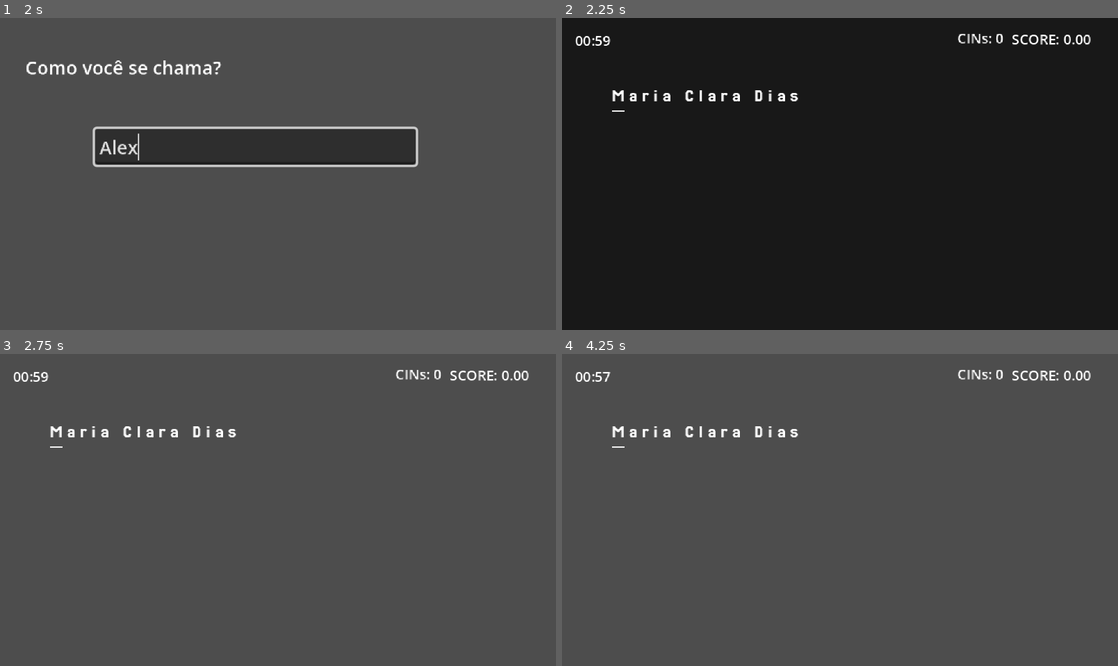
Above: before the commit, frames 1-4 (two rows, left to right).
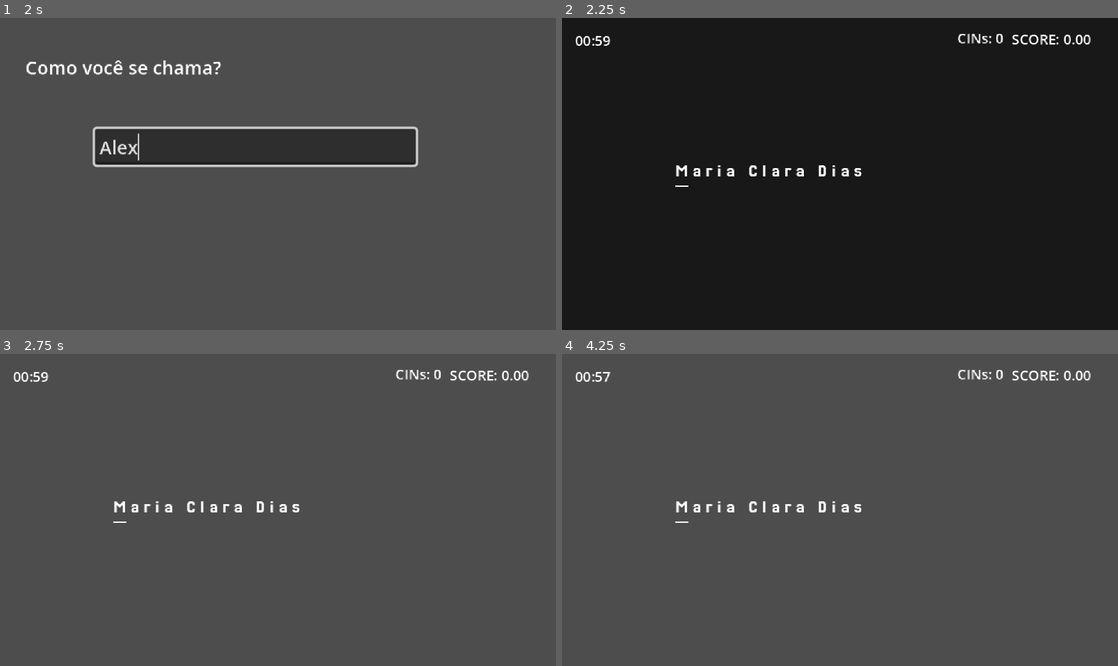
Above: after the commit, the same moments.

Repository: bianca-bezerra/CINExpress
Game: Godot game, scene res://scenes/levels/menu_scene.tscn
Same seed, same stepped clock (60 frames per second), same inputs: the game is played once before the commit and once after it.
Inputs (mouse positions are in pixels of both pictures, inside the frame that each line leads up to):
- Up to frame 1 (2 s): click "JOGAR" at 0.5 s; click (255, 145) at 1.27 s; type "Alex" at 1.35 s
- Up to frame 2 (2.25 s): tap Enter at 2 s; tap Space (space) at 2.1 s
- Up to frame 3 (2.75 s): no input
- Up to frame 4 (4.25 s): tap Space (space) at 2.85, 3.5, 3.6 s

Frame 1 is identical in both runs. In frame 2, 0.9% of the frame differs, in the area x 9-54%, y 23-55%; in frame 3, 0.8%; in frame 4, 0.8%.

Commit message:
feat: adiciona implementacao inicial do compo

Diff:
--- /dev/null
+++ b/scenes/components/combo_gauge.tscn
@@ -0,0 +1,26 @@
+[gd_scene load_steps=2 format=3 uid="uid://ctkoma8d2bmey"]
+
+[ext_resource type="Script" uid="uid://m0mpun3kg73v" path="res://scripts/combo_gauge.gd" id="1_4hpbh"]
+
+[node name="ComboGauge" type="VBoxContainer"]
+offset_left = 5.0
+offset_top = -2.0
+offset_right = 61.0
+offset_bottom = 34.0
+alignment = 1
+script = ExtResource("1_4hpbh")
+
+[node name="MultiplierLabel" type="RichTextLabel" parent="."]
+layout_mode = 2
+bbcode_enabled = true
+text = "[shake rate=3.000000] x1 [/shake]"
+fit_content = true
+scroll_active = false
+vertical_alignment = 2
+
+[node name="ProgressBar" type="ProgressBar" parent="."]
+layout_mode = 2
+size_flags_vertical = 4
+theme_override_font_sizes/font_size = 10
+max_value = 0.0
+show_percentage = false
--- a/scenes/game_manager.tscn
+++ b/scenes/game_manager.tscn
@@ -8,10 +8,13 @@
 script = ExtResource("1_hwd4i")
 total_game_duration = 60
 
+[node name="ComboTimer" type="Timer" parent="."]
+
 [node name="GameTimer" type="Timer" parent="."]
 
 [node name="GameUI" parent="." instance=ExtResource("2_glms7")]
 
 [node name="SceneTransitionAnimation" parent="." instance=ExtResource("3_udu3i")]
 
+[connection signal="timeout" from="ComboTimer" to="." method="_on_combo_timer_timeout"]
 [connection signal="timeout" from="GameTimer" to="." method="_on_game_timer_timeout"]
--- a/scenes/game_ui.tscn
+++ b/scenes/game_ui.tscn
@@ -1,10 +1,19 @@
-[gd_scene load_steps=2 format=3 uid="uid://bdp5hy2owkfhu"]
+[gd_scene load_steps=3 format=3 uid="uid://bdp5hy2owkfhu"]
 
 [ext_resource type="Script" uid="uid://crfcpslsb0bo8" path="res://scripts/game_ui.gd" id="1_jn2l2"]
+[ext_resource type="PackedScene" uid="uid://ctkoma8d2bmey" path="res://scenes/components/combo_gauge.tscn" id="2_rns2u"]
 
 [node name="ScoreScene" type="Node2D"]
 rotation = -0.000232998
 script = ExtResource("1_jn2l2")
+
+[node name="ComboGauge" parent="." instance=ExtResource("2_rns2u")]
+z_index = 10
+offset_left = 31.989048
+offset_top = 47.007458
+offset_right = 87.989044
+offset_bottom = 83.00745
+scale = Vector2(1.5, 1.5)
 
 [node name="TimerLabel" type="Label" parent="."]
 z_index = 10
@@ -27,7 +36,7 @@
 text = "SCORE: "
 
 [node name="Marker2D" type="Marker2D" parent="."]
-position = Vector2(421.99393, 26.098324)
+position = Vector2(391.99182, 35.091335)
 
 [node name="WalletLabel" type="Label" parent="."]
 z_index = 10
--- a/scenes/levels/cam_level.gd
+++ b/scenes/levels/cam_level.gd
@@ -27,20 +27,27 @@
 	floating_text.rotation_degrees = 45
 	floating_text.text = _phrases.pick_random()
 	add_child(floating_text)
+	PlayerManager.add_score(100)
 	$AnimationPlayer.play("flash")
 
-func _process(_delta: float) -> void:
-	var actual_point = slider.value
-	$DebugLabel.text = "Ponto atual: %d | Ponto: %d" % [actual_point, point]
+func _handle_bar_color(actual_point):
 	if actual_point == point:
-		if Input.is_action_just_pressed("space"):
-			handle_win()
-			return
 		$VSlider.modulate = Color.GREEN
 	elif abs(actual_point - point) < 3:
 		$VSlider.modulate = Color.YELLOW
 	else:
 		$VSlider.modulate = v_slider_default_modulate
+
+
+func _process(_delta: float) -> void:
+	var actual_point = slider.value
+	$DebugLabel.text = "Ponto atual: %d | Ponto: %d" % [actual_point, point]
+	if Input.is_action_just_pressed("space"):
+		if actual_point == point:
+			handle_win()
+			return
+		else:
+			GameManager.stop_combo()
 
 	shaderRect.material.set("shader_parameter/offset", 2 * (point  - actual_point))
 
--- a/scenes/levels/type_quickly.tscn
+++ b/scenes/levels/type_quickly.tscn
@@ -8,10 +8,10 @@
 script = ExtResource("1_jac8s")
 
 [node name="VBoxContainer" type="VBoxContainer" parent="."]
-offset_left = 148.0
-offset_top = 89.0
-offset_right = 278.0
-offset_bottom = 174.0
+offset_left = 64.0
+offset_top = 28.0
+offset_right = 194.0
+offset_bottom = 113.0
 size_flags_horizontal = 4
 size_flags_vertical = 4
 
@@ -20,10 +20,10 @@
 theme_override_fonts/font = ExtResource("2_pwse7")
 
 [node name="HFlowContainer" type="HFlowContainer" parent="."]
-offset_left = 43.0
-offset_top = 59.0
-offset_right = 327.0
-offset_bottom = 179.0
+offset_left = 98.0
+offset_top = 124.0
+offset_right = 382.0
+offset_bottom = 244.0
 size_flags_horizontal = 0
 size_flags_vertical = 8
 
--- /dev/null
+++ b/scripts/combo_gauge.gd
@@ -0,0 +1,39 @@
+extends VBoxContainer
+@onready var _progress_bar = $ProgressBar
+@onready var _label = $MultiplierLabel
+
+var base_position: Vector2
+var noise := FastNoiseLite.new()
+var time_passed: float = 0.0
+
+func _ready() -> void:
+	visible = false
+	base_position = position
+	noise.noise_type = FastNoiseLite.TYPE_SIMPLEX
+	noise.frequency = 1.0
+
+func _process(delta: float) -> void:
+	time_passed += delta
+	var multiplier_value = GameManager.multiplier
+	var combo_value = GameManager.get_combo_timer_value()
+	var combo_total = GameManager.get_combo_timer_total_time()
+	_progress_bar.value = combo_value
+	_progress_bar.max_value = combo_total
+	_label.text = "x%d" % multiplier_value
+
+	var shake_strength = 2.0 * multiplier_value
+	if multiplier_value > 1:
+		var x_offset = noise.get_noise_1d(time_passed * 2.0) * shake_strength
+		var y_offset = noise.get_noise_1d((time_passed + 100.0) * 2.0) * shake_strength
+		position = base_position + Vector2(x_offset, y_offset)
+	else:
+		position = base_position
+
+	var progress_ratio = 1.0 - (combo_value / combo_total)
+	var intensity = clamp(multiplier_value / 10.0, 0.0, 1.0)
+
+	var color_start = Color(0.1, 1.0, 0.1)
+	var color_end = Color(1.0, 0.2, 0.2)
+	var color_mix = color_start.lerp(color_end, progress_ratio * (0.5 + intensity))
+
+	_progress_bar.modulate = color_mix
--- a/scripts/finger.gd
+++ b/scripts/finger.gd
@@ -51,6 +51,7 @@
 		PlayerManager.add_score(points_added)
 		_tween.tween_property(self, "position:y", _initial_pos, 0.5)
 		return
+	GameManager.stop_combo()
 	AudioManager.play_sfx("wrong_hit")
 	_tween.tween_property(self, "position:y", _initial_pos, 1.3).from(_dest)
 
--- a/scripts/game_ui.gd
+++ b/scripts/game_ui.gd
@@ -6,9 +6,10 @@
 
 var floating_text_scene: PackedScene = preload("res://scenes/components/floating_text.tscn")
 var _score_to_show = 0.0
+
 func update_score_text():
-	$ScoreLabel.text = "SCORE: %.2f" % PlayerManager.get_score()
-
+	_score_to_show = lerpf(_score_to_show, PlayerManager.get_score(), 0.1)
+	$ScoreLabel.text = "SCORE: %.2f" % _score_to_show
 
 func _format_time(remaining_time: float) -> String:
 	@warning_ignore("integer_division")
@@ -18,10 +19,11 @@
 	return "%02d:%02d" % [minutes, seconds]
 
 func _ready() -> void:
-	update_score_text()
 	PlayerManager.score_chaged.connect(_on_player_score_changed)
+	GameManager.combo_stopped.connect(_on_combo_stopped)
 
 func _process(_delta: float) -> void:
+	update_score_text()
 	var timer: Timer = GameManager.game_timer
 	timer_progress.text = _format_time(timer.time_left)
 	wallet.text = "CINs: %d" % PlayerManager.get_cin_count()
@@ -33,6 +35,9 @@
 	added_score_obj.global_position = added_score_mark.global_position
 	add_child(added_score_obj)
 
+func _on_combo_stopped():
+	$ComboGauge.visible = false
+
 func _on_player_score_changed(new_score: float):
-	update_score_text()
 	spawn_added_score(new_score)
+	$ComboGauge.visible = true
--- a/scripts/player_manager.gd
+++ b/scripts/player_manager.gd
@@ -3,15 +3,15 @@
 
 var _current_player_data = {
 	"name": "",
-	"score": 0,
-	"cin_count": 0
+	"score": 0.0,
+	"cin_count": 0.0
 }
 
 func reset_current_player_data():
 	_current_player_data = {
 		"name": "",
-		"score": 0,
-		"cin_count": 0
+		"score": 0.0,
+		"cin_count": 0.0
 	}
 
 func register_new_player(player_name: String):
@@ -20,7 +20,10 @@
 func add_score(score: float):
 	AudioManager.play_sfx("combo_sound")
 	print("adicionando %.2f" % score)
-	_current_player_data["score"] += score
+	var _new_score = score * GameManager.multiplier
+	if GameManager.multiplier >= 1:
+		var cam = get_viewport().get_camera_2d()
+	_current_player_data["score"] += _new_score
 	score_chaged.emit(score)
 
 func increment_cin_count():
--- a/scripts/singletons/game_manager.gd
+++ b/scripts/singletons/game_manager.gd
@@ -49,6 +49,9 @@
 	"Manuel Inácio da Silva Alvarenga e Peixoto"
 ]
 ]
+
+signal combo_stopped()
+
 var current_level := 0
 
 ## O total que o ciclo de jogo TOTAL vai durar
@@ -56,6 +59,7 @@
 
 ## Timer do ciclo total de jogo
 @onready var game_timer = $GameTimer
+@onready var combo_timer = $ComboTimer
 @onready var scene_transintion_animation = $SceneTransitionAnimation/AnimationPlayer
 
 var _can_show_game_ui = false
@@ -68,12 +72,31 @@
 
 var current_game_level = 0
 var current_run = ["type", "finger", "cam"]
+var multiplier := 1
+
+func _on_score_changed(_new_score: float):
+	print("Aumentando multiplicador")
+	var timer_duration = 5 / (multiplier/5.0)
+	multiplier += 1
+	combo_timer.start(timer_duration)
+	print(multiplier)
+
+func stop_combo():
+	combo_timer.stop()
+	multiplier = 1
+	combo_stopped.emit()
+	var cam = get_viewport().get_camera_2d()
+	if cam:
+		cam.reset_smoothing()
 
 func _ready() -> void:
+	PlayerManager.score_chaged.connect(_on_score_changed)
 	PlayerManager.reset_current_player_data()
 
 func _process(_delta: float) -> void:
 	$GameUI.visible = _can_show_game_ui
+	combo_timer.paused = game_timer.paused
+
 
 func start_game():
 	_can_show_game_ui = true
@@ -103,6 +126,12 @@
 	PlayerManager.save_current_player()
 	get_tree().change_scene_to_file("res://scenes/levels/menu_scene.tscn")
 
+func get_combo_timer_value():
+	return combo_timer.time_left
+
+func get_combo_timer_total_time():
+	return combo_timer.wait_time
+
 func get_dashboard():
 	return SaveManager.game_data["dashboard"]
 
@@ -123,3 +152,7 @@
 	if event.is_action_pressed("ui_text_delete"):
 		print("[Botão secreto] - Reload")
 		get_tree().reload_current_scene()
+
+
+func _on_combo_timer_timeout() -> void:
+	stop_combo()
Not shown, added: scripts/combo_gauge.gd.uid
